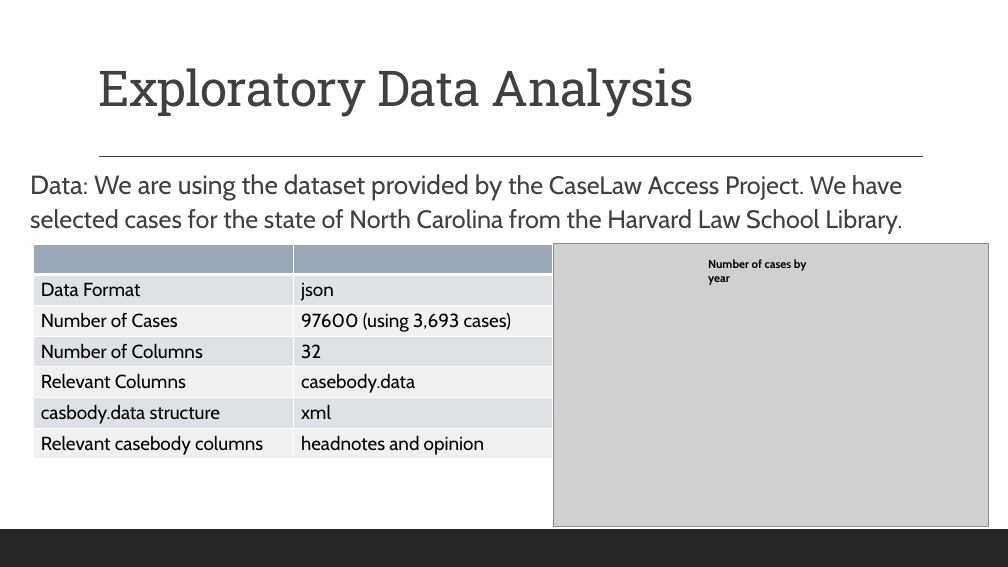
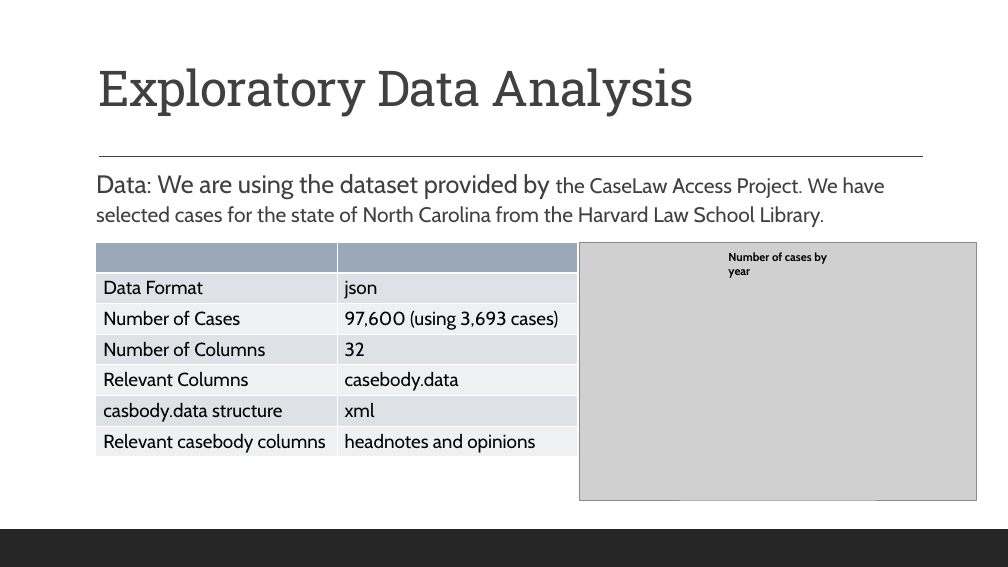
Before and after one commit to gufranpathan/case_law_g45, a slide deck: slide 3 of Group 45 Data Science for Case Law.pptx. Drawn at 1008x567 pixels with LibreOffice and Linux fonts; fonts in the diff are those of the drawing; grey boxes stand for pictures. Boxes give left, top, right and bottom in pixels: in the first picture for what was removed or moved away, otherwise in the second. Text is boxed around its words. In the diff, an @@ line names an element or a change of style, - is before the commit and + after.

```diff
--- a/Group 45 Data Science for Case Law.pptx
+++ b/Group 45 Data Science for Case Law.pptx
@@ text "Data: We are using the ...": place and size @@
-text "Data: We are using the ..." at <box>30,174,902,234</box>
+text "Data: We are using the ..." at <box>96,174,885,227</box>
@@ text "Data: We are using the ..." at <box>96,174,885,227</box>: size 25 to 24 pt in "Data: We are using the dataset provided ..."; size 24 to 20 pt in "the CaseLaw Access Project. We have selected ..." @@
@@ table at <box>96,242,578,457</box> @@
-row 3, column 2: 97600 (using 3,693 cases)
+row 3, column 2: 97,600 (using 3,693 cases)
-row 7, column 2: headnotes and opinion
+row 7, column 2: headnotes and opinions
@@ table: place and size @@
-table at <box>33,244,553,459</box>
+table at <box>96,242,578,457</box>
@@ picture: place and size @@
-picture at <box>554,243,988,526</box>
+picture at <box>579,242,976,500</box>
@@ text "Number of cases by year": place and size @@
-text "Number of cases by year" at <box>708,259,807,285</box>
+text "Number of cases by year" at <box>728,252,827,278</box>
```
Also in this commit, not shown: 8 other slides changed, 6 slides added, 1 slide removed.
